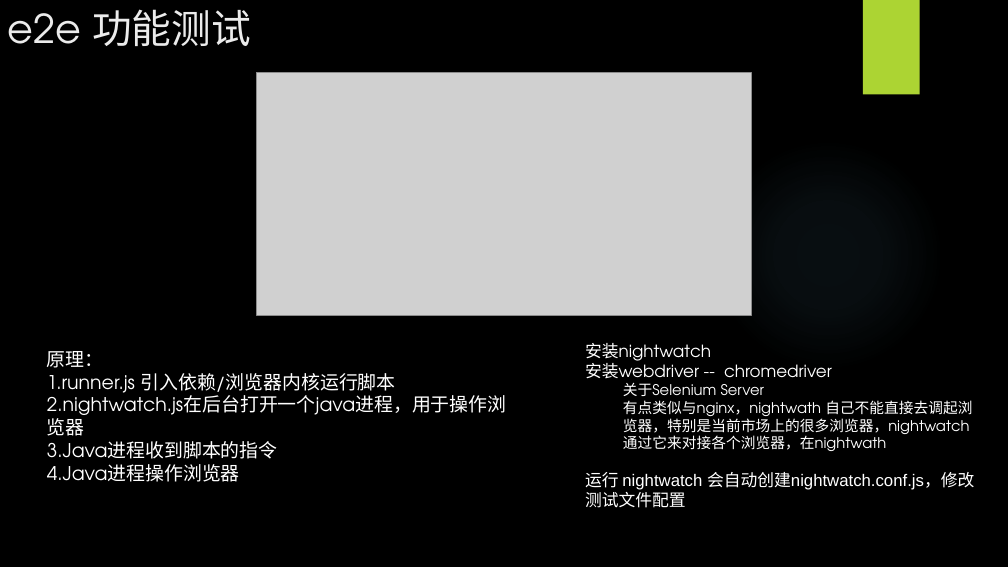
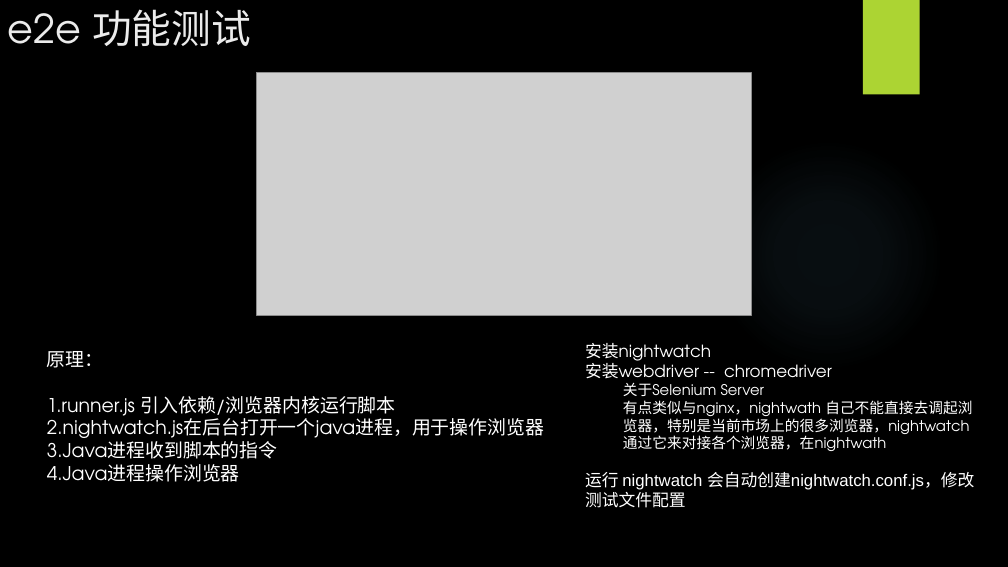
Before and after one commit to WangEbo/auto-test, a slide deck: slide 15 of 王博书的分享/自动化测试.pptx (slide 13 before the commit). Drawn at 1008x567 pixels with LibreOffice and Linux fonts; fonts in the diff are those of the drawing; grey boxes stand for pictures; background and template pictures are left out. Boxes give left, top, right and bottom in pixels: in the first picture for what was removed or moved away, otherwise in the second. Text is boxed around its words. In the diff, an @@ line names an element or a change of style, - is before the commit and + after.

```diff
--- a/王博书的分享/自动化测试.pptx
+++ b/王博书的分享/自动化测试.pptx
@@ text "原理：" rewrapped from bbox=[47, 351, 507, 482] to bbox=[47, 351, 544, 482] @@
```
Also in this commit, not shown: 3 other slides changed, 2 slides added, 11 other files.
